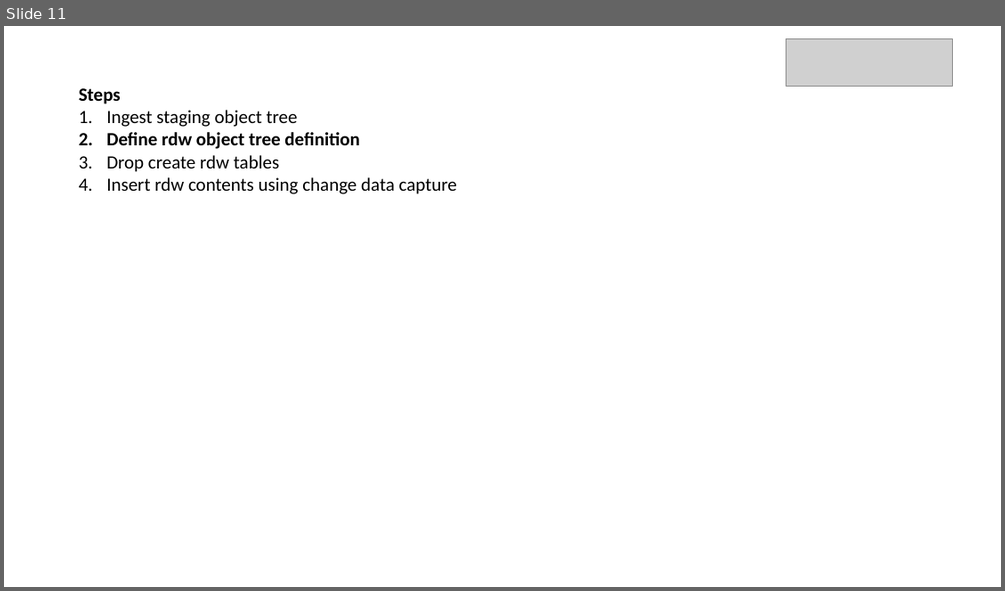
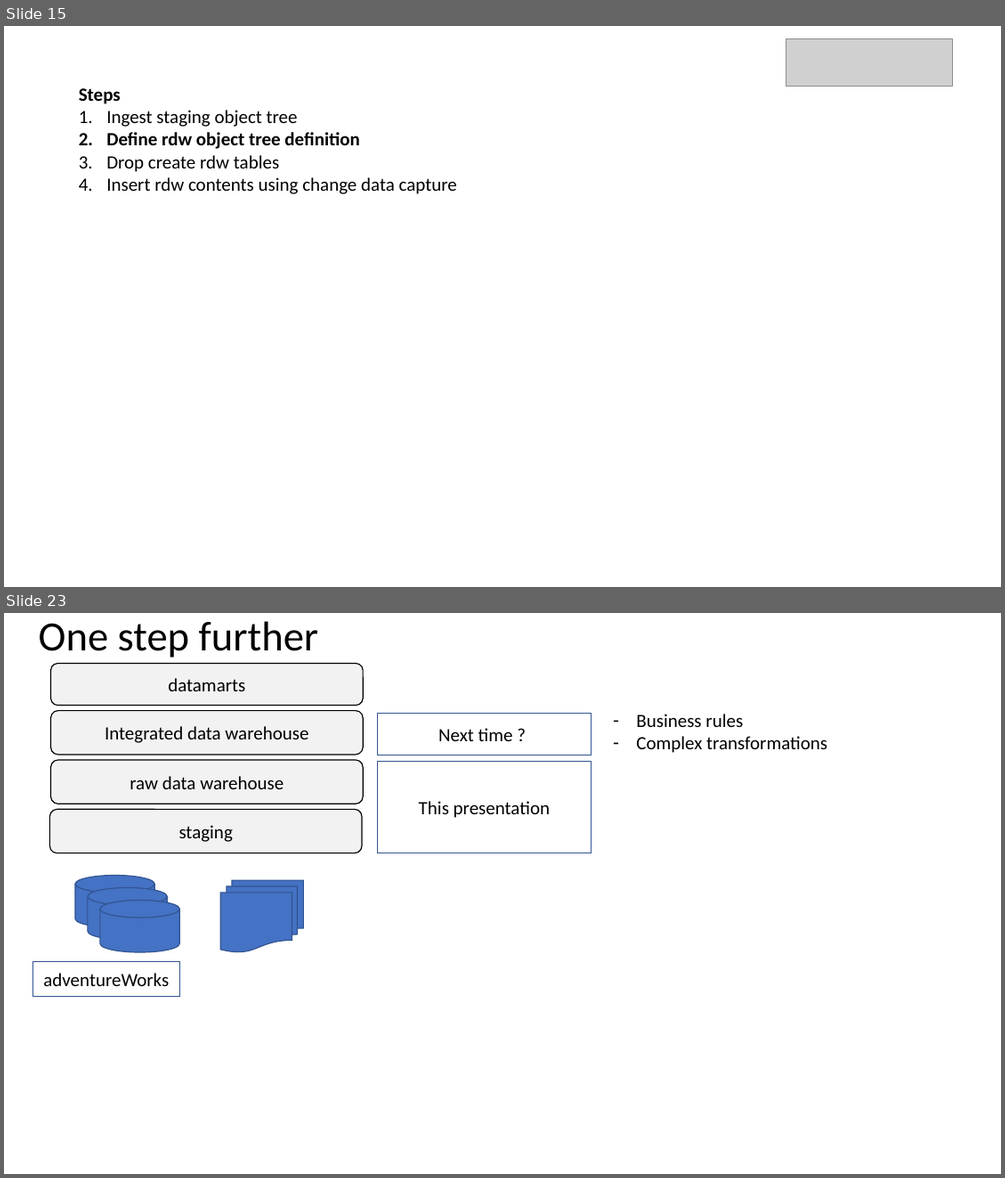
Before and after one commit to basvdberg/BETL, a slide deck: image/dwa_sas_vs_microsoft.pptx. Shown one above the other, each under a label of ours: slide 11 before the commit, slides 15 and 23 after it; the slides between them are not shown. The pictures are 1005x591 and 1005x1178 pixels, drawn with LibreOffice and Linux fonts; fonts in the diff are those of the drawing; grey boxes stand for pictures. Boxes give left, top, right and bottom in pixels: in the first picture for what was removed or moved away, otherwise in the second. Text is boxed around its words. In the diff, an @@ line names an element or a change of style, - is before the commit and + after.

```diff
--- a/image/dwa_sas_vs_microsoft.pptx
+++ b/image/dwa_sas_vs_microsoft.pptx
@@ slide 23 added at (4,613,1001,1174), background #FFFFFF @@
@@ text added at (39,621,318,657), 40 pt, text #000000 @@
+One step further
@@ rounded rectangle added at (51,663,363,705), fill #F2F2F2, outline #000000 1 pt, 18 pt, text #000000 @@
+datamarts
@@ rounded rectangle added at (51,711,363,755), fill #F2F2F2, outline #000000 1 pt, 18 pt, text #000000 @@
+Integrated data warehouse
@@ rectangle added at (377,713,591,755), fill #FFFFFF, outline #325491 1 pt, 18 pt, text #000000 @@
+Next time ?
@@ text added at (636,714,827,753), 18 pt, text #000000 @@
+– Business rules
+– Complex transformations
@@ rounded rectangle added at (51,760,363,803), fill #F2F2F2, outline #000000 1 pt, 18 pt, text #000000 @@
+raw data warehouse
@@ rectangle added at (377,761,591,853), fill #FFFFFF, outline #325491 1 pt, 18 pt, text #000000 @@
+This presentation
@@ rounded rectangle added at (49,809,362,853), fill #F2F2F2, outline #000000 1 pt, 18 pt, text #000000 @@
+staging
@@ cylinder added at (75,876,154,928), fill #4472C4, outline #325491 1 pt @@
@@ cylinder added at (88,887,167,940), fill #4472C4, outline #325491 1 pt @@
@@ cylinder added at (100,900,179,952), fill #4472C4, outline #325491 1 pt @@
@@ flow chart multidocument added at (221,880,304,952), fill #4472C4, outline #325491 1 pt @@
@@ rectangle added at (33,962,179,996), fill #FFFFFF, outline #325491 1 pt, 18 pt, text #000000 @@
+adventureWorks
@@ what was slide 11 is now slide 15 @@
```
Also in this commit, not shown: 7 slides changed, 11 other slides added, 10 slides removed, 2 other files.
